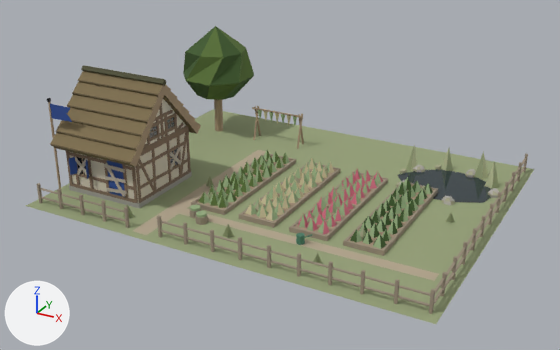
An edit to the glTF model game/assets/modelle/umland/kraeutergarten.glb, drawn before and after from the same camera.
Both versions are drawn from a camera (50 mm lens) standing at (16.3, -31.1, 16.0) and looking at (-0.1, -1.1, 1.0). The axes (+X, +Y, +Z) are drawn at lower left. The lights are the same throughout. The first picture is the older version. Where no turn or scale is listed for an object, it has been applied to the vertices. Vertices at exactly the same position are counted once.

In view in the first picture: 'Arbeit', 'Fahne', 'Haus', 'Laubkrone_Haus', 'Leerstand'.
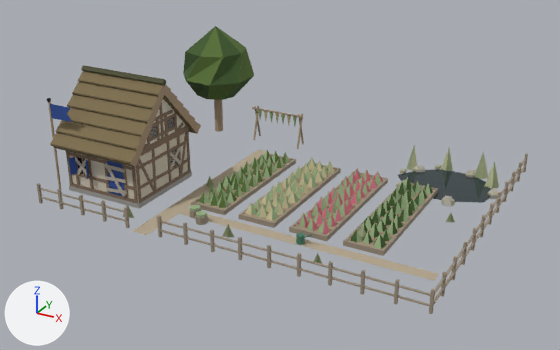
Changed parts and their boxes (x1, y1, x2, y2) in the pictures (560 x 350 px):
'Haus', reshaped
    before: (26, 65, 534, 324)
    after: (37, 65, 528, 314)
part 1 of me_haus, deleted (green)
    before: (26, 109, 534, 324)

Edits to the bpy script that builds the scene:
```text
Change me_haus:
    used by ob_haus; location = (0.0, 0.0, 0.0)
    remove me_haus.from_pydata(...)  # 1321 vertices, 1413 faces; spans x -10.0..10.0, y -8.0..8.0, z -0.1..5.7
    add me_haus.from_pydata(...)  # 1317 vertices, 1411 faces; spans x -9.7..9.7, y -7.6..7.5, z -0.1..5.7
    me_haus part 1: the loose piece of 4 vertices spanning x -10.0..10.0, y -8.0..8.0, z 0.0 is deleted
```
